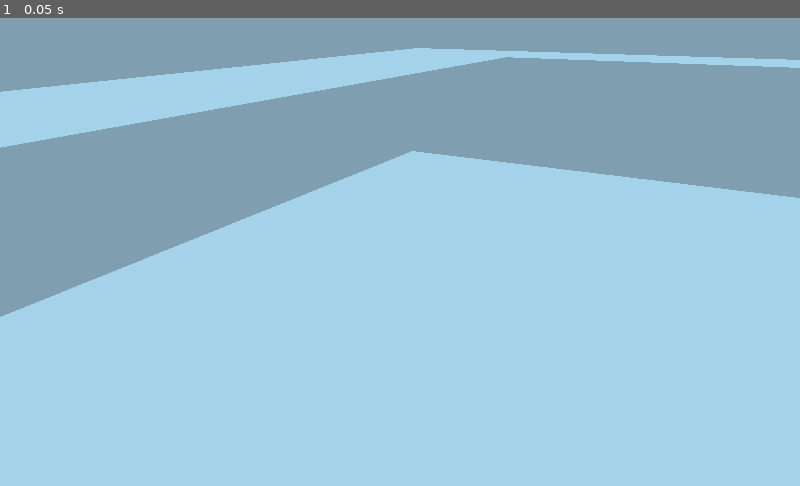
Above: before the commit, frame 1.
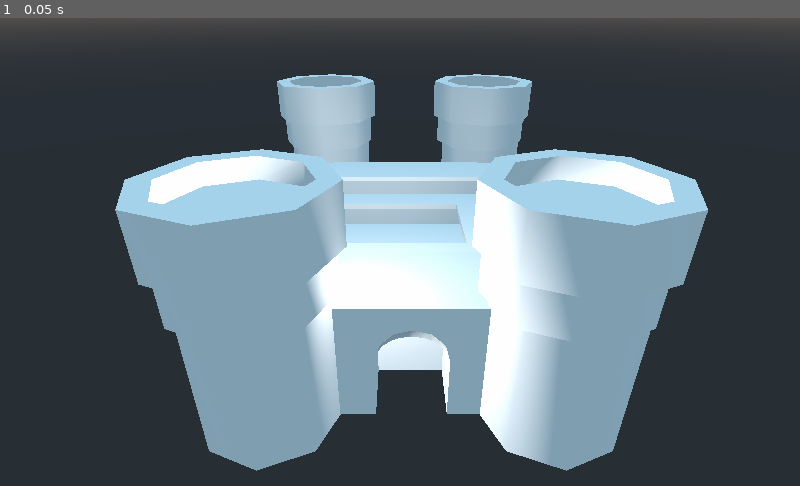
Above: after the commit, the same moment.

Repository: LCinder/EV
Game: Godot game, scene res://Scene.tscn
Two runs of this game, one before a commit and one after it. Both use one fixed random seed, a clock stepped at 60 frames per second and the inputs below. This scene is started directly instead of the project's main scene.
Inputs:
- Up to frame 1 (0.05 s): no input

The runs differ from the first frame. In frame 1, 93% of the frame differs, in the area x 0-100%, y 0-100%.

Commit message:
Creada palmera

Diff:
--- a/Practicas/Practica 1/Scene.tscn
+++ b/Practicas/Practica 1/Scene.tscn
@@ -3,33 +3,22 @@
 [node name="Spatial" type="Spatial"]
 
 [node name="Camera" type="Camera" parent="."]
-transform = Transform( 0.871787, -0.184853, 0.45367, 0, 0.926075, 0.37734, -0.489885, -0.32896, 0.80734, -11.5432, -1.89952, 1.0774 )
+transform = Transform( 1, 0, 0, 0, 0.881658, 0.471889, 0, -0.471889, 0.881658, -10.5537, 49.1788, 55.0432 )
 current = true
-fov = 43.4236
+fov = 53.0616
 
 [node name="OmniLight" type="OmniLight" parent="."]
-transform = Transform( 1, 0, 0, 0, 1, 0, 0, 0, 1, 2.95241, 25.9011, 40.3354 )
+transform = Transform( 1, 0, 0, 0, 1, 0, 0, 0, 1, -15.4303, 25.9011, 16.6236 )
 light_energy = 1.881
-omni_range = 40.73
-
-[node name="Entrada" type="CSGBox" parent="."]
-transform = Transform( 1, 0, 0, 0, 1, 0, 0, 0, 1, -11.3063, -3.73908, 14.4632 )
-width = 14.366
-height = 14.456
-depth = 11.7804
-
-[node name="Torre1" type="CSGCylinder" parent="."]
-transform = Transform( 10, 0, 0, 0, 10, 0, 0, 0, 10, -24.8803, 0.246485, 16.2461 )
-radius = 0.785638
-height = 2.28975
+omni_range = 58.3308
 
 [node name="Torre2" type="CSGCylinder" parent="."]
-transform = Transform( 10, 0, 0, 0, 10, 0, 0, 0, 10, -25.1346, 8.02141, 15.8202 )
+transform = Transform( 10, 0, 0, 0, 10, 0, 0, 0, 10, -25.1346, 27.087, 15.8202 )
 radius = 0.865391
 height = 0.659563
 
 [node name="Torre3" type="CSGCylinder" parent="."]
-transform = Transform( 10, 0, 0, 0, 10, 0, 0, 0, 10, -25.1346, 13.0177, 15.8202 )
+transform = Transform( 10, 0, 0, 0, 10, 0, 0, 0, 10, -25.1346, 32.0833, 15.8202 )
 radius = 0.956205
 height = 0.659563
 
@@ -39,8 +28,92 @@
 radius = 0.720984
 height = 0.327968
 
+[node name="Torre1" type="CSGCylinder" parent="."]
+transform = Transform( 10, 0, 0, 0, 10, 0, 0, 0, 10, -24.8803, 19.3121, 16.2461 )
+radius = 0.785638
+height = 2.28975
+
+[node name="Torre4" type="CSGCylinder" parent="."]
+transform = Transform( 10, 0, 0, 0, 10, 0, 0, 0, 10, 6.0527, 19.3121, 16.2461 )
+radius = 0.785638
+height = 2.28975
+
+[node name="Torre5" type="CSGCylinder" parent="."]
+transform = Transform( 10, 0, 0, 0, 10, 0, 0, 0, 10, 5.7984, 27.087, 15.8202 )
+radius = 0.865391
+height = 0.659563
+
+[node name="Torre6" type="CSGCylinder" parent="."]
+transform = Transform( 10, 0, 0, 0, 10, 0, 0, 0, 10, 5.7984, 32.0833, 15.8202 )
+radius = 0.956205
+height = 0.659563
+
+[node name="Torre4" type="CSGCylinder" parent="Torre6"]
+transform = Transform( 1, 0, 0, 0, 1, 0, 0, 0, 1, 0, 0.2419, 0 )
+operation = 2
+radius = 0.720984
+height = 0.327968
+
+[node name="Torre7" type="CSGCylinder" parent="."]
+transform = Transform( 10, 0, 0, 0, 10, 0, 0, 0, 10, -24.8803, 19.3121, -41.3542 )
+radius = 0.785638
+height = 2.28975
+
+[node name="Torre8" type="CSGCylinder" parent="."]
+transform = Transform( 10, 0, 0, 0, 10, 0, 0, 0, 10, -25.1346, 27.087, -41.7801 )
+radius = 0.865391
+height = 0.659563
+
+[node name="Torre9" type="CSGCylinder" parent="."]
+transform = Transform( 10, 0, 0, 0, 10, 0, 0, 0, 10, -25.1346, 32.0833, -41.7801 )
+radius = 0.956205
+height = 0.659563
+
+[node name="Torre4" type="CSGCylinder" parent="Torre9"]
+transform = Transform( 1, 0, 0, 0, 1, 0, 0, 0, 1, 0, 0.2419, 0 )
+operation = 2
+radius = 0.720984
+height = 0.327968
+
+[node name="Torre10" type="CSGCylinder" parent="."]
+transform = Transform( 10, 0, 0, 0, 10, 0, 0, 0, 10, 6.0527, 19.3121, -41.3542 )
+radius = 0.785638
+height = 2.28975
+
+[node name="Torre11" type="CSGCylinder" parent="."]
+transform = Transform( 10, 0, 0, 0, 10, 0, 0, 0, 10, 5.7984, 27.087, -41.7801 )
+radius = 0.865391
+height = 0.659563
+
+[node name="Torre12" type="CSGCylinder" parent="."]
+transform = Transform( 10, 0, 0, 0, 10, 0, 0, 0, 10, 5.7984, 32.0833, -41.7801 )
+radius = 0.956205
+height = 0.659563
+
+[node name="Torre4" type="CSGCylinder" parent="Torre12"]
+transform = Transform( 1, 0, 0, 0, 1, 0, 0, 0, 1, 0, 0.2419, 0 )
+operation = 2
+radius = 0.720984
+height = 0.327968
+
+[node name="Entrada" type="CSGBox" parent="."]
+transform = Transform( 1, 0, 0, 0, 1, 0, 0, 0, 1, -8.78603, 15.1747, 11.02 )
+width = 20.4598
+height = 14.456
+depth = 11.7804
+
+[node name="CSGBox" type="CSGBox" parent="Entrada"]
+transform = Transform( 4, 0, 0, 0, 4, 0, 0, 0, 4, -0.476787, -3.35291, -2.32231 )
+operation = 2
+depth = 4.56764
+
+[node name="CSGSphere" type="CSGSphere" parent="Entrada"]
+transform = Transform( 4, 0, 0, 0, 4, 0, 0, 0, 4, -0.476787, 0.57784, 5.92599 )
+operation = 2
+radial_segments = 20
+
 [node name="Castillo" type="CSGBox" parent="."]
-transform = Transform( 10, 0, 0, 0, 10, 0, 0, 0, 10, -9.70439, -4.43779, -12.419 )
+transform = Transform( 10, 0, 0, 0, 10, 0, 0, 0, 10, -9.70439, 14.6278, -12.419 )
 width = 4.1124
 height = 1.34041
 depth = 4.42928
@@ -71,3 +144,36 @@
 width = 3.45021
 height = 1.34041
 depth = 2.60972
+
+[node name="Palmera" type="CSGCylinder" parent="."]
+transform = Transform( 1, 0, 0, 0, 1, 0, 0, 0, 1, 19.716, 7.73172, 0 )
+radius = 0.225499
+height = 5.04463
+
+[node name="CSGCylinder" type="CSGCylinder" parent="Palmera"]
+transform = Transform( -0.5, 7.54979e-08, 0, -7.54979e-08, -0.5, 0, 0, 0, 0.5, -1.90735e-06, 2.49868, 0 )
+cone = true
+
+[node name="CSGCylinder2" type="CSGCylinder" parent="Palmera"]
+transform = Transform( -0.311604, -0.250805, 0, 0.250805, -0.311604, 0, 0, 0, 0.4, 0.537489, 2.9486, 0 )
+radius = 0.722833
+height = 5.27685
+cone = true
+
+[node name="CSGCylinder5" type="CSGCylinder" parent="Palmera"]
+transform = Transform( 0.311604, 0.250805, 3.49691e-08, 0.250805, -0.311604, 0, 2.72413e-08, 2.1926e-08, -0.4, -0.611071, 2.9486, 0 )
+radius = 0.722833
+height = 5.60035
+cone = true
+
+[node name="CSGCylinder3" type="CSGCylinder" parent="Palmera"]
+transform = Transform( -0.00114209, -0.000919253, 0.399997, 0.250805, -0.311604, 0, 0.311602, 0.250803, 0.00146609, 0.0128403, 2.9486, -0.693449 )
+radius = 0.722833
+height = 6.0195
+cone = true
+
+[node name="CSGCylinder4" type="CSGCylinder" parent="Palmera"]
+transform = Transform( 1.36206e-08, 1.0963e-08, -0.4, 0.250805, -0.311604, 0, -0.311604, -0.250805, -1.74846e-08, 0.0128403, 2.9486, 0.610252 )
+radius = 0.722833
+height = 6.8
+cone = true
